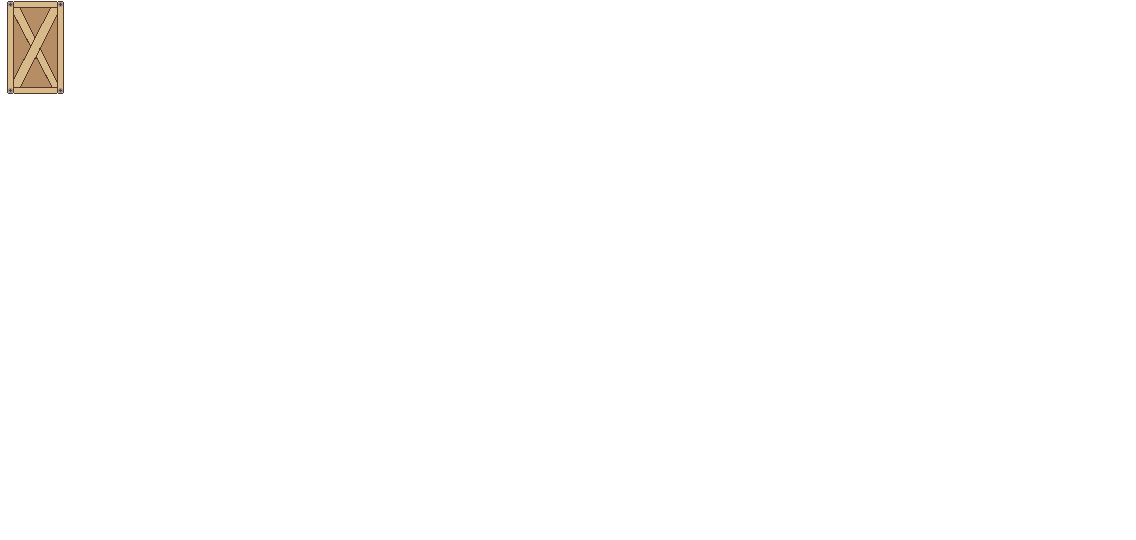
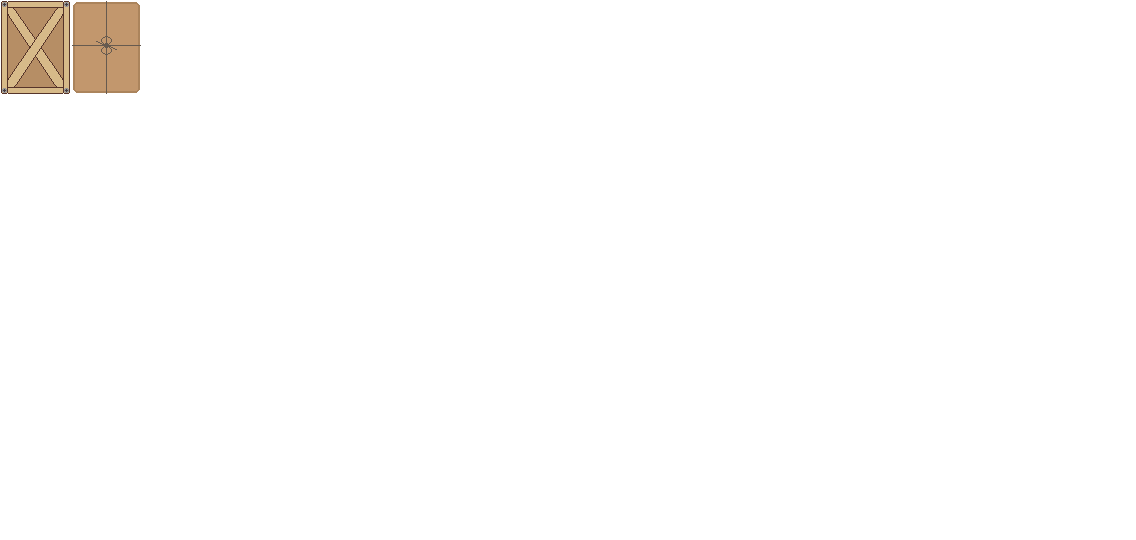
Layered file, before and after one edit (1136 × 540). Changes by layer:
added layer "Layer 2" above "Layer 1" over [72, 1, 141, 94]
painted on "Layer 1" over [1, 1, 70, 94]
